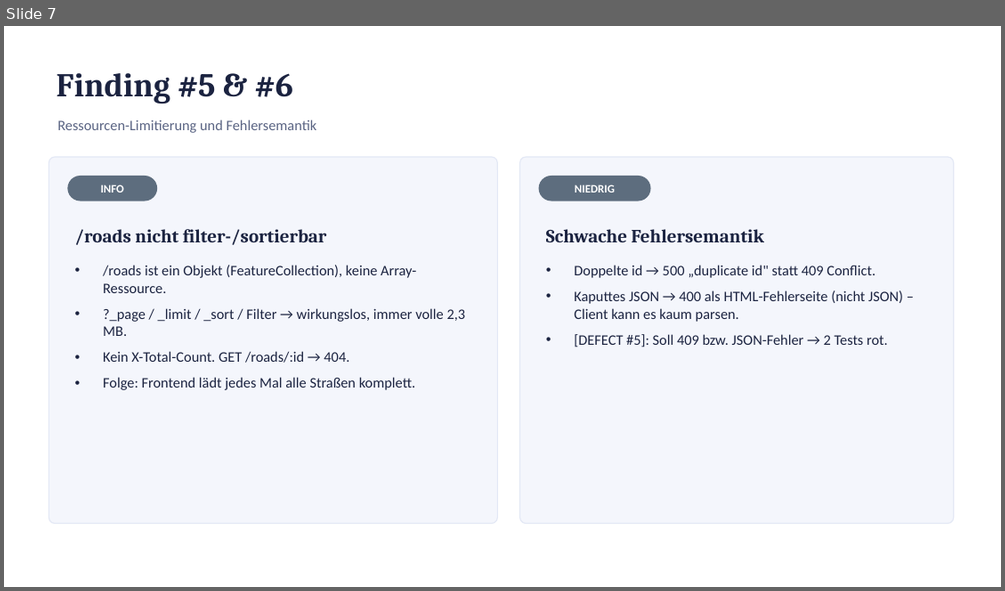
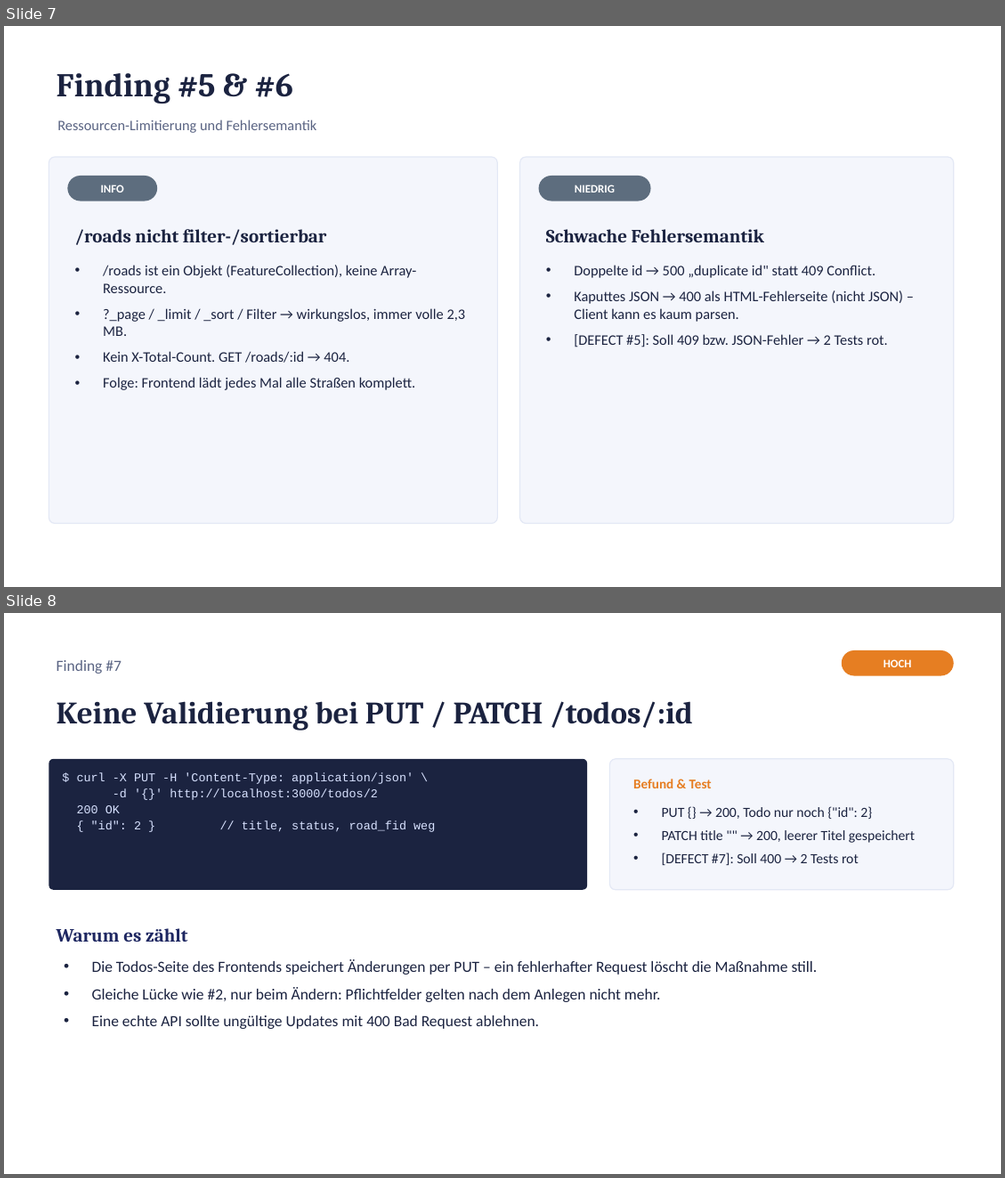
Before and after one commit to emrebaser94/edgital, a slide deck: api-tests/road-overview-api-findings.pptx. Shown one above the other, each under a label of ours: slide 7 before the commit, slides 7 and 8 after it. The pictures are 1005x591 and 1005x1178 pixels, drawn with LibreOffice and Linux fonts; fonts in the diff are those of the drawing. Boxes give left, top, right and bottom in pixels: in the first picture for what was removed or moved away, otherwise in the second. Text is boxed around its words. In the diff, an @@ line names an element or a change of style, - is before the commit and + after.

Commit message:
API tests: cover more validation gaps and writes to /roads
- collection: [DEFECT #2] empty title, string road_fid and unknown
  road_fid; [DEFECT #7] PUT {} and PATCH with an empty title (all
  self-cleaning); the duplicate-id and PUT tests use roads that exist
- report.html regenerated against the original API: 40 requests,
  81 assertions, 9 red [DEFECT #n]
- findings deck: new finding #7, PUT/PATCH /roads under #1 (manual,
  destructive), "Was funktioniert" names the endpoints
- README: counts, findings and defect tables

```diff
--- a/api-tests/road-overview-api-findings.pptx
+++ b/api-tests/road-overview-api-findings.pptx
@@ slide 8 added at <box>4,613,1001,1174</box>, background #FFFFFF @@
@@ text added at <box>57,660,121,674</box>, 15 pt, text #5A6483 @@
+Finding #7
@@ rounded rectangle added at <box>841,650,954,676</box>, fill #E67E22 @@
@@ text added at <box>883,659,912,667</box>, 11 pt, text #FFFFFF, bold @@
+HOCH
@@ text added at <box>57,701,693,730</box>, 30 pt, text #1B2340, bold @@
+Keine Validierung bei PUT / PATCH /todos/:id
@@ rounded rectangle added at <box>48,759,587,890</box>, fill #1B2340 @@
@@ text added at <box>77,772,435,832</box>, 11.5 pt, text #D8E2FF @@
+$ curl -X PUT -H 'Content-Type: application/json' \
+-d '{}' http://localhost:3000/todos/2
+200 OK
+{ "id": 2 } // title, status, road_fid weg
@@ rounded rectangle added at <box>610,759,954,890</box>, fill #F4F6FC, outline #E3E8F5 1 pt @@
@@ text added at <box>633,779,712,788</box>, 13 pt, text #E67E22, bold @@
+Befund & Test
@@ text added at <box>662,806,914,865</box>, 13.5 pt, text #1B2340 @@
+• PUT {} → 200, Todo nur noch {"id": 2}
+• PATCH title "" → 200, leerer Titel gespeichert
+• [DEFECT #7]: Soll 400 → 2 Tests rot
@@ text added at <box>57,928,188,941</box>, 18 pt, text #1E2761, bold @@
+Warum es zählt
@@ text added at <box>92,959,817,1029</box>, 15 pt, text #1B2340 @@
+• Die Todos-Seite des Frontends speichert Änderungen per PUT – ein fehlerhafter Request löscht die Maßnahme still.
+• Gleiche Lücke wie #2, nur beim Ändern: Pflichtfelder gelten nach dem Anlegen nicht mehr.
+• Eine echte API sollte ungültige Updates mit 400 Bad Request ablehnen.
```
Also in this commit, not shown: 8 slides changed, 3 other files.
